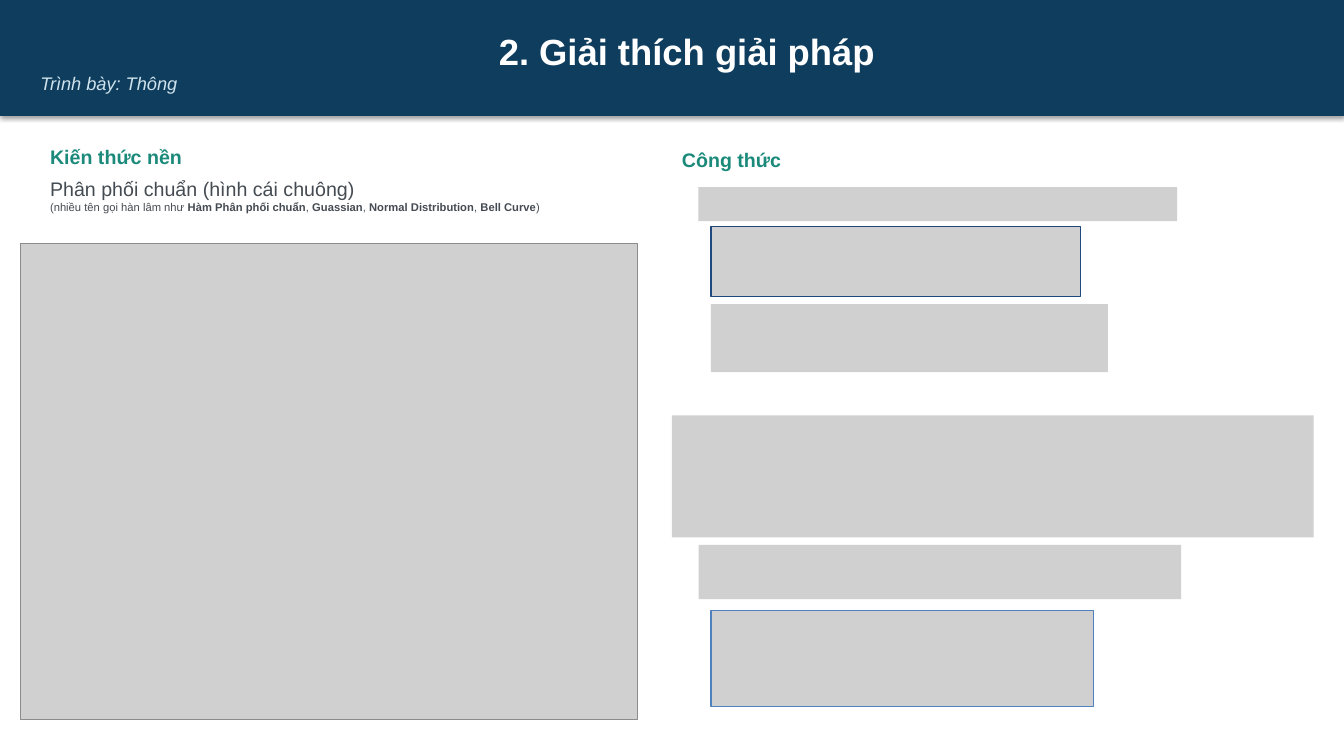
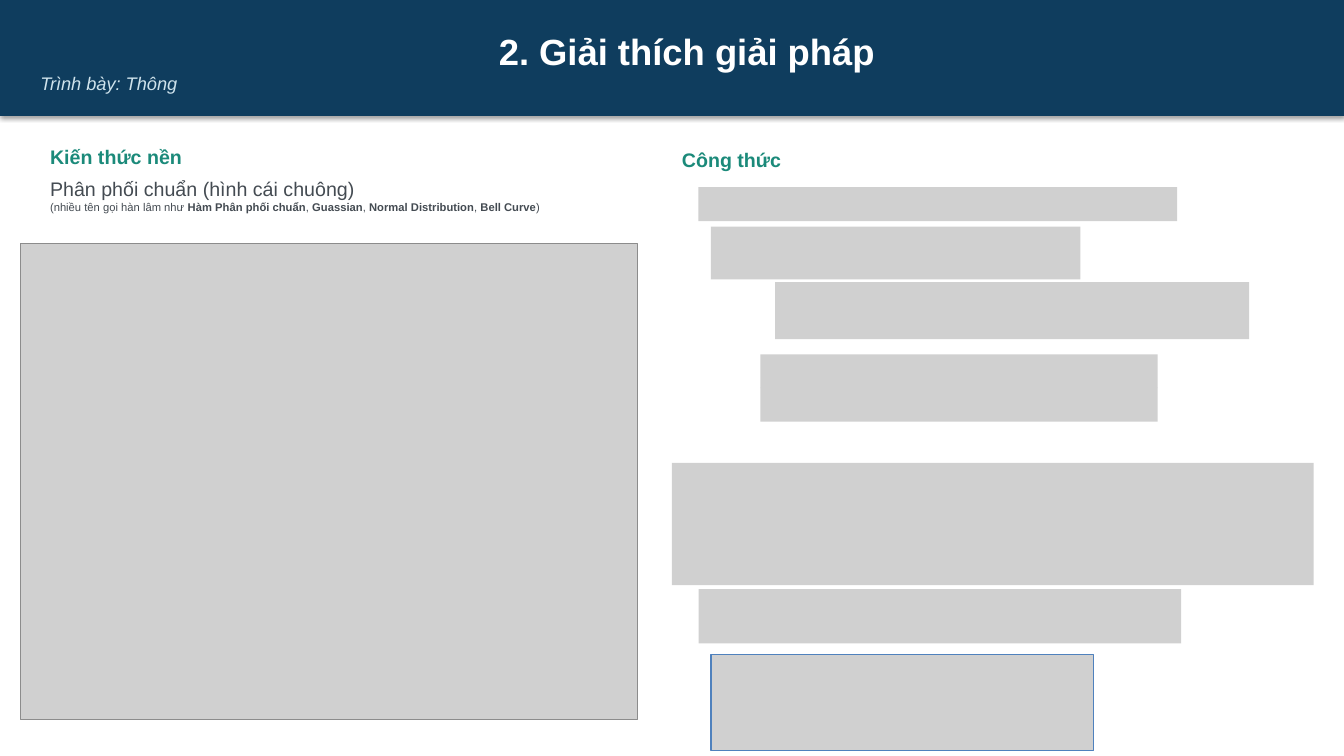
Before and after one commit to dinhdatthong1809/gaussian-mixture-model, a slide deck: slide 14 of Slide.pptx. Drawn at 1344x756 pixels with LibreOffice and Linux fonts; fonts in the diff are those of the drawing; grey boxes stand for pictures. Boxes give left, top, right and bottom in pixels: in the first picture for what was removed or moved away, otherwise in the second. Text is boxed around its words. In the diff, an @@ line names an element or a change of style, - is before the commit and + after.

```diff
--- a/Slide.pptx
+++ b/Slide.pptx
@@ picture: place and size @@
-picture at [711,227,1081,297]
+picture at [711,227,1081,279]
@@ picture added at [775,282,1249,340] @@
@@ picture removed at [711,304,1108,339] @@
@@ picture removed at [711,338,1108,372] @@
@@ picture added at [760,354,1157,388] @@
@@ picture added at [760,388,1157,422] @@
@@ picture: place and size @@
-picture at [673,415,1314,537]
+picture at [673,463,1314,585]
@@ picture removed at [791,453,1001,477] @@
@@ picture removed at [699,545,1182,600] @@
@@ picture added at [699,589,1182,643] @@
@@ picture: place and size @@
-picture at [711,611,1094,707]
+picture at [711,655,1094,751]
```
Also in this commit, not shown: 7 other slides changed, 4 slides added.
